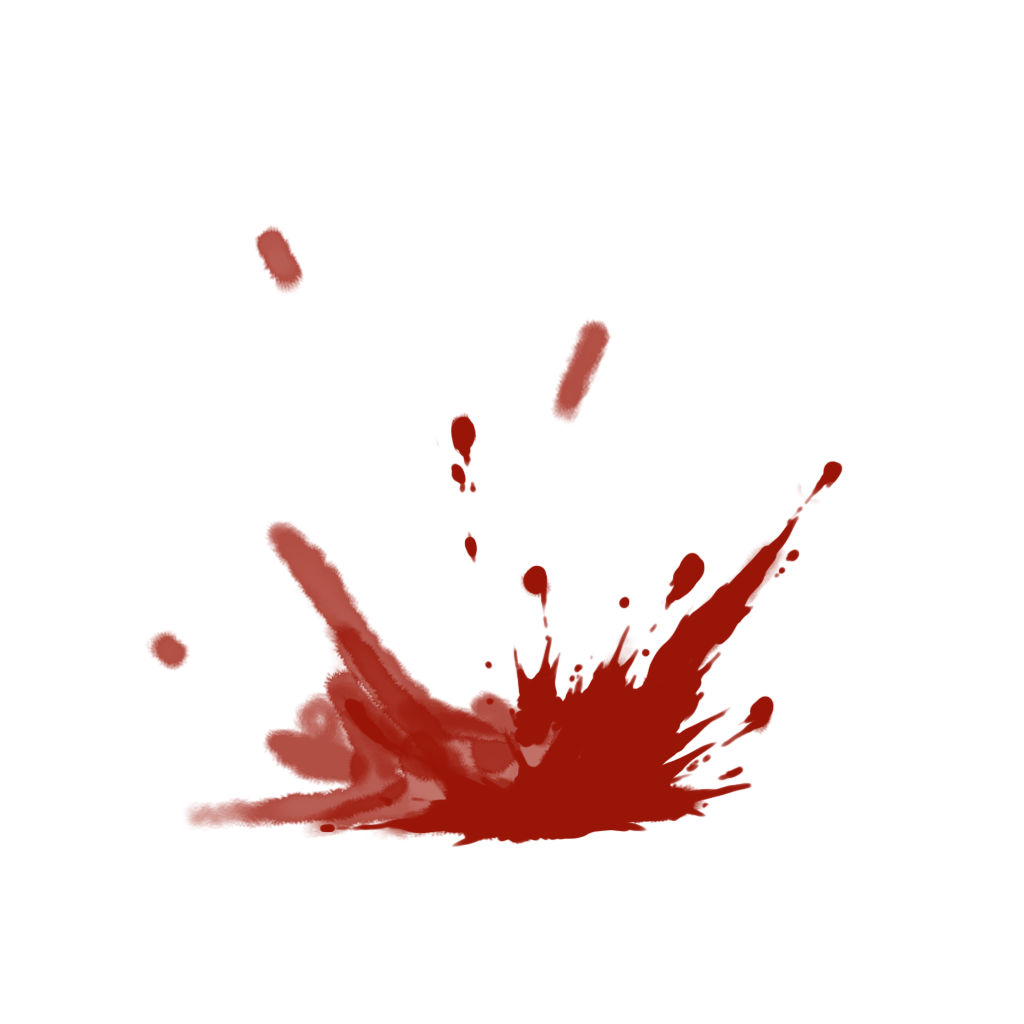
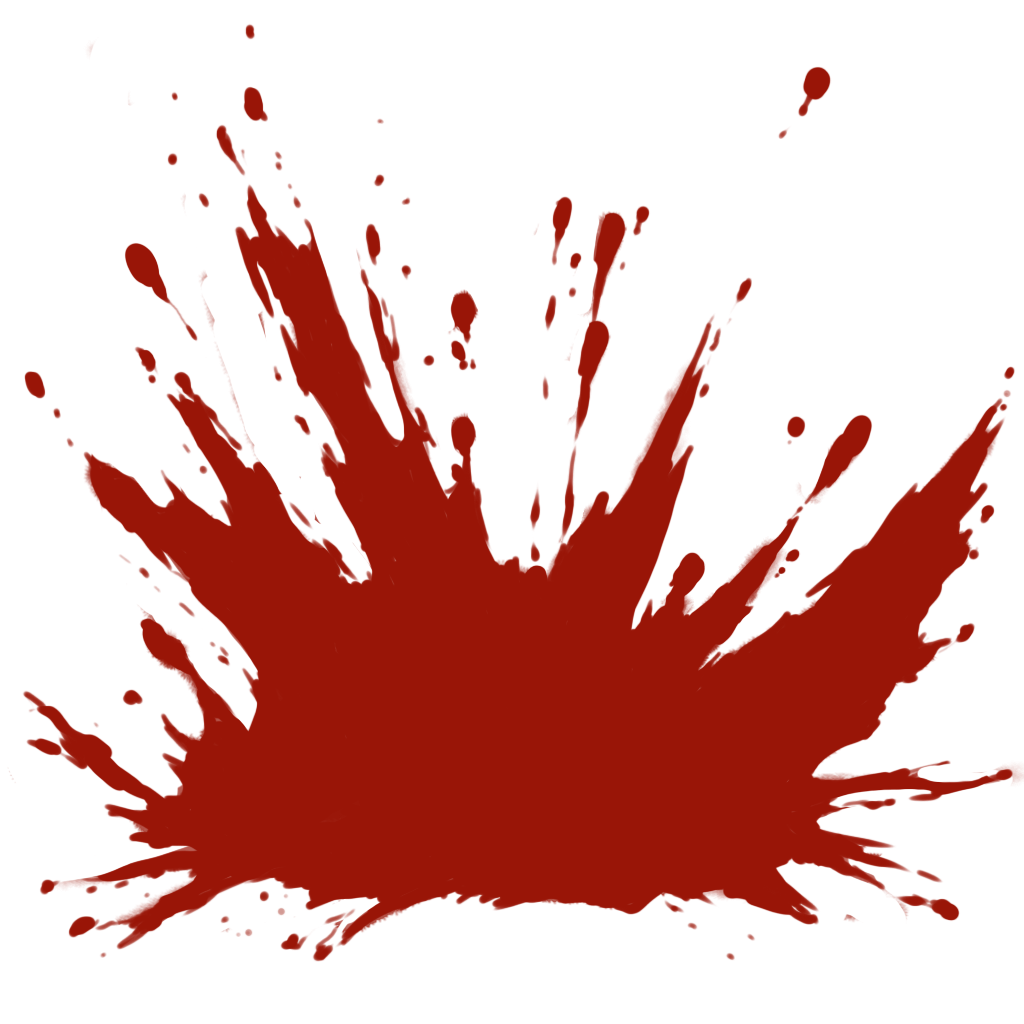
Layered file, before and after one edit (w=1024, h=1024). Changes by layer:
showed "3", painted on it over (7, 23, 1024, 962)
painted on "2" over (124, 224, 817, 852)
showed "1" over (318, 587, 753, 848)
